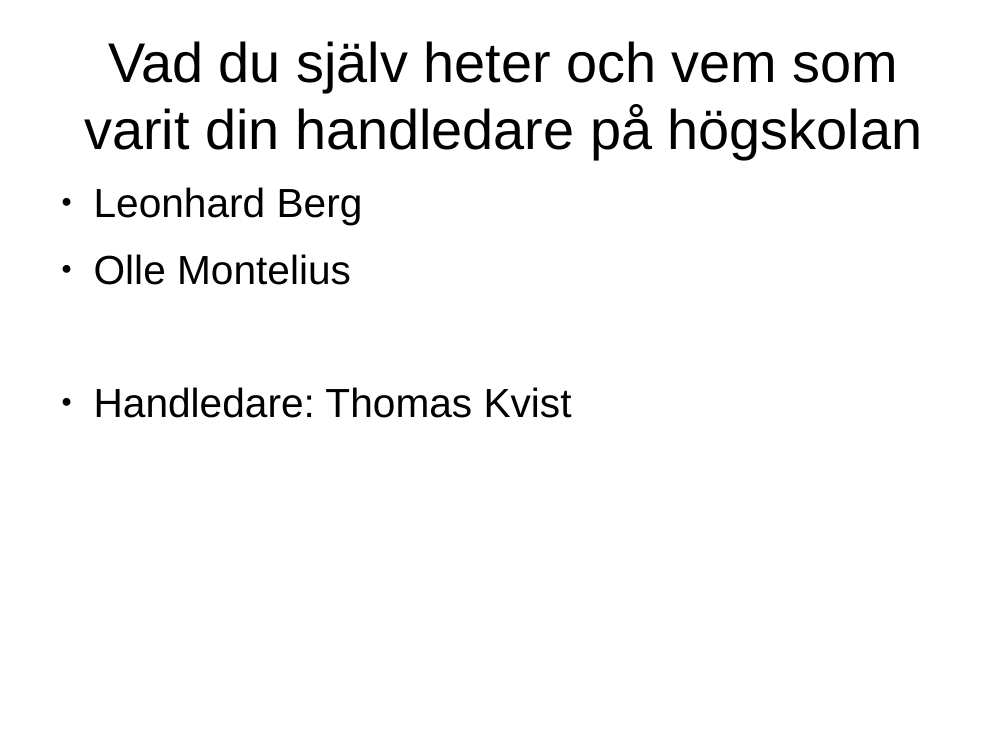
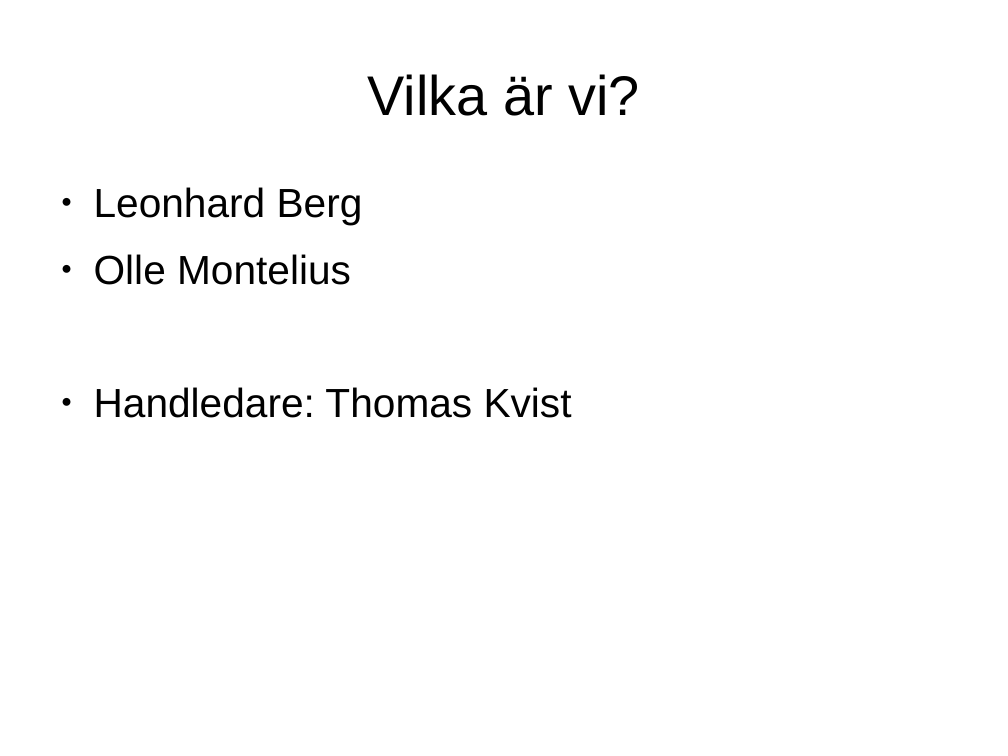
Before and after one commit to obidobanobi/documents, a slide deck: slide 2 of ParanoidPresentation.odp. Drawn at 1008x756 pixels with LibreOffice and Linux fonts; fonts in the diff are those of the drawing. Boxes give left, top, right and bottom in pixels: in the first picture for what was removed or moved away, otherwise in the second. Text is boxed around its words. In the diff, an @@ line names an element or a change of style, - is before the commit and + after.

```diff
--- a/ParanoidPresentation.odp
+++ b/ParanoidPresentation.odp
@@ title at [368, 74, 639, 116]: text changed @@
-Vad du själv heter och vem som varit din handledare på högskolan
+Vilka är vi?
```
Also in this commit, not shown: 4 other slides changed.
